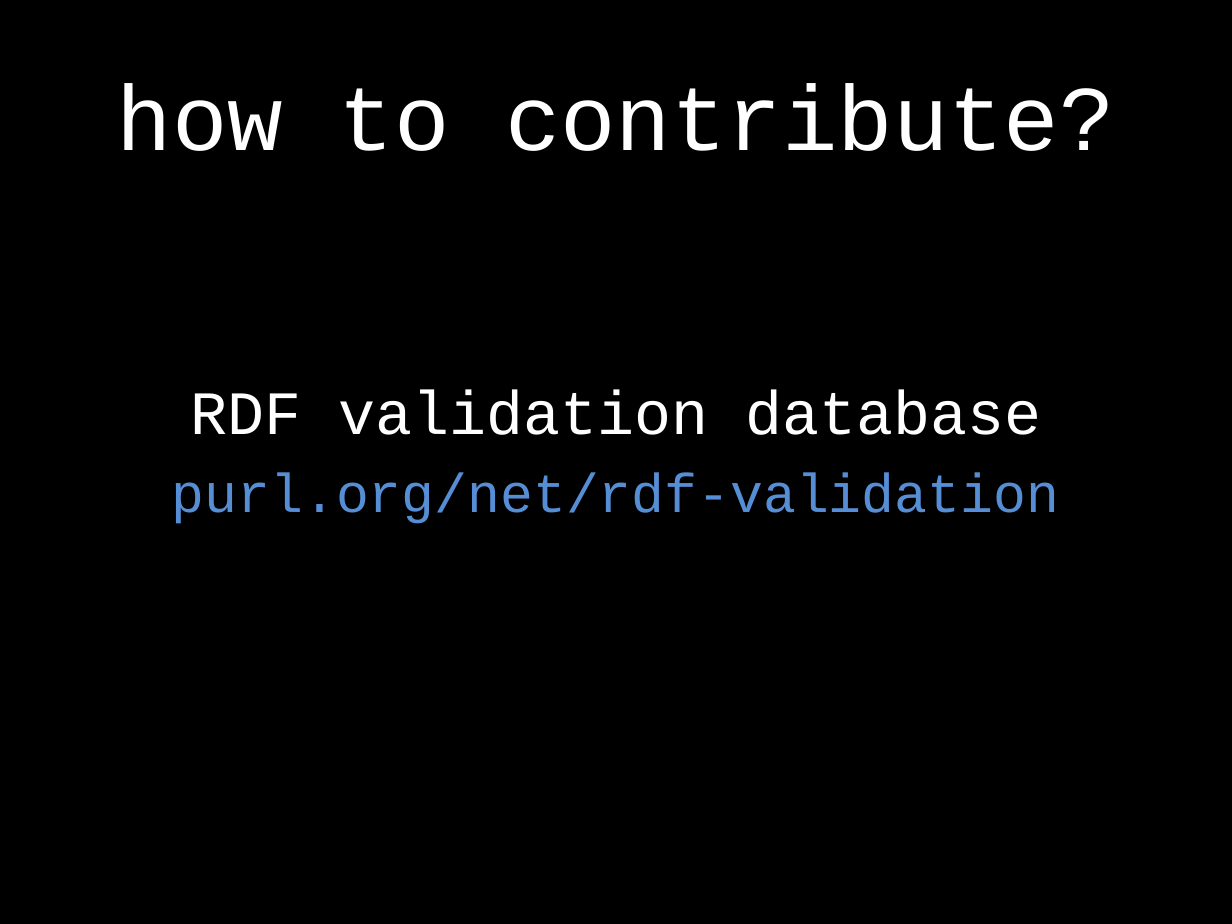
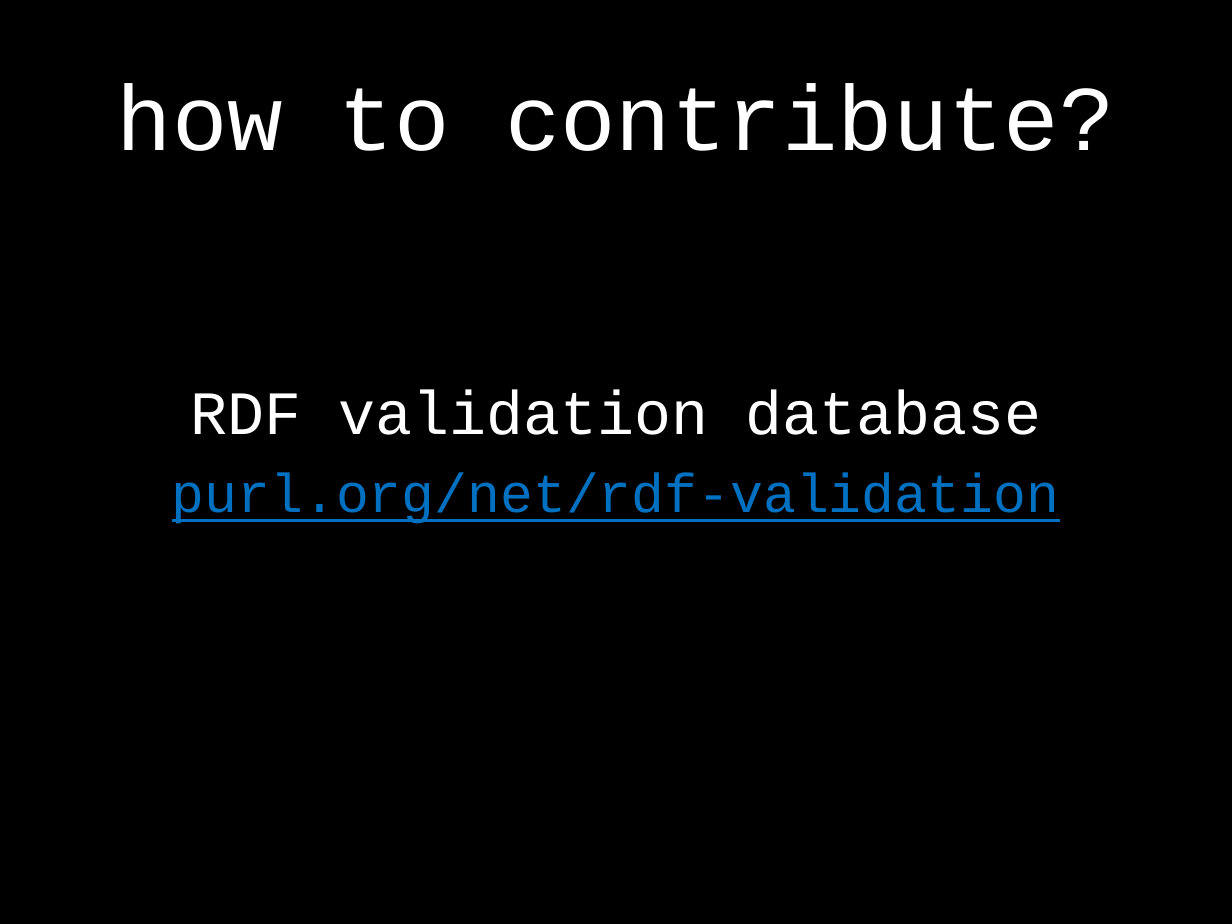
Before and after one commit to boschthomas/rdf-validation-research, a slide deck: slide 11 of presentations/Bosch, Eckert. Requirements on RDF Constraint Formulation and Validation (DC 2014).pptx. Drawn at 1232x924 pixels with LibreOffice and Linux fonts; fonts in the diff are those of the drawing. Boxes give left, top, right and bottom in pixels: in the first picture for what was removed or moved away, otherwise in the second. Text is boxed around its words. In the diff, an @@ line names an element or a change of style, - is before the commit and + after.

```diff
--- a/presentations/Bosch, Eckert. Requirements on RDF Constraint Formulation and Validation (DC 2014).pptx
+++ b/presentations/Bosch, Eckert. Requirements on RDF Constraint Formulation and Validation (DC 2014).pptx
@@ text at (172, 473, 1059, 524): text colour #558ED5 to #0070C0, underline on in "purl.org/net/rdf-validation" @@
```
Also in this commit, not shown: 1 other file.
